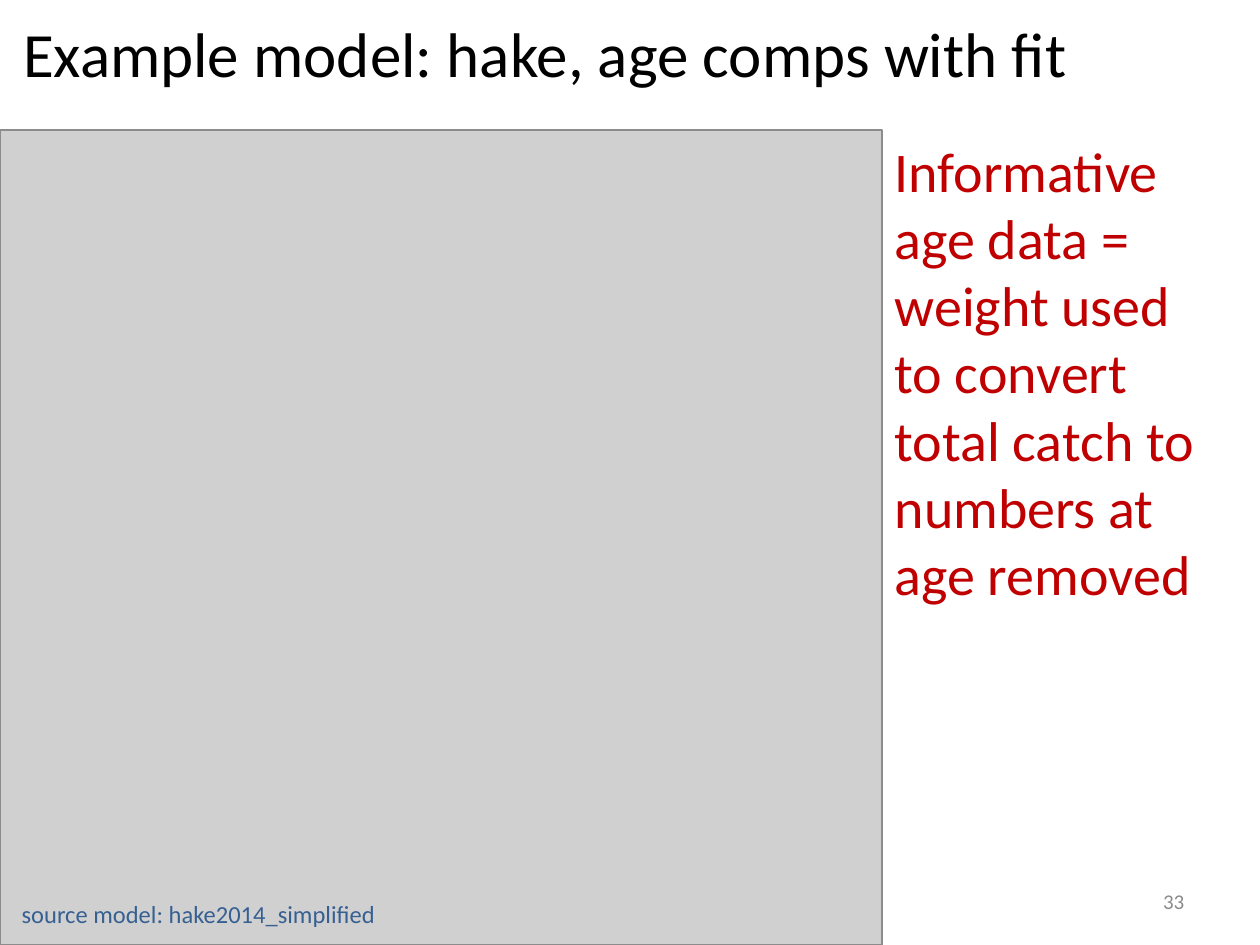
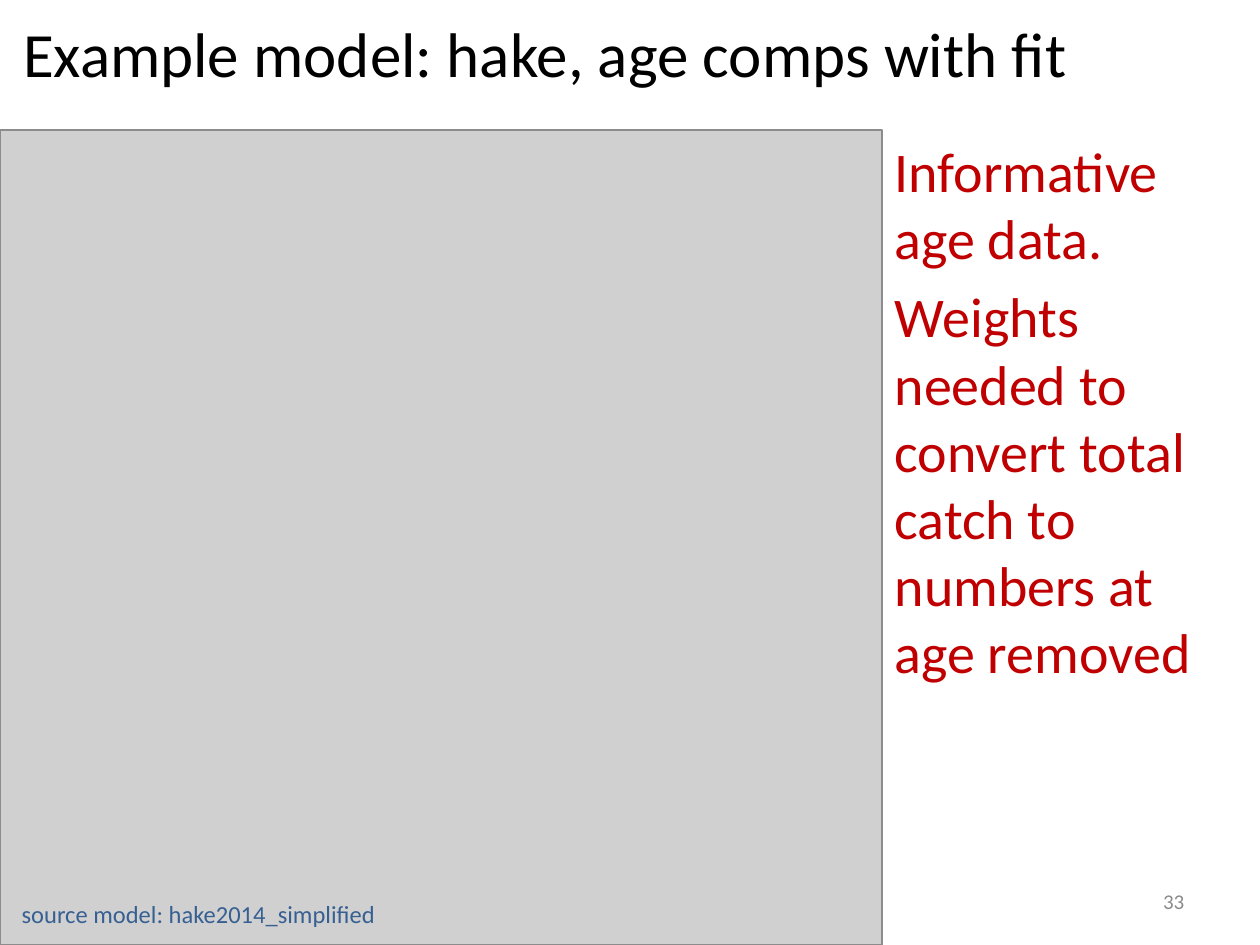
Before and after one commit to iantaylor-NOAA/SSgrowth, a slide deck: slide 33 of Modeling growth in SS.pptx. Drawn at 1260x945 pixels with LibreOffice and Linux fonts; fonts in the diff are those of the drawing; grey boxes stand for pictures. Boxes give left, top, right and bottom in pixels: in the first picture for what was removed or moved away, otherwise in the second. Text is boxed around its words. In the diff, an @@ line names an element or a change of style, - is before the commit and + after.

```diff
--- a/Modeling growth in SS.pptx
+++ b/Modeling growth in SS.pptx
@@ text at bbox=[895, 153, 1191, 683]: text changed @@
-Informative age data = weight used to convert total catch to numbers at age removed
+Informative age data.
+Weights needed to convert total catch to numbers at age removed
```
Also in this commit, not shown: 10 other slides changed, 9 slides added, 20 other files.
